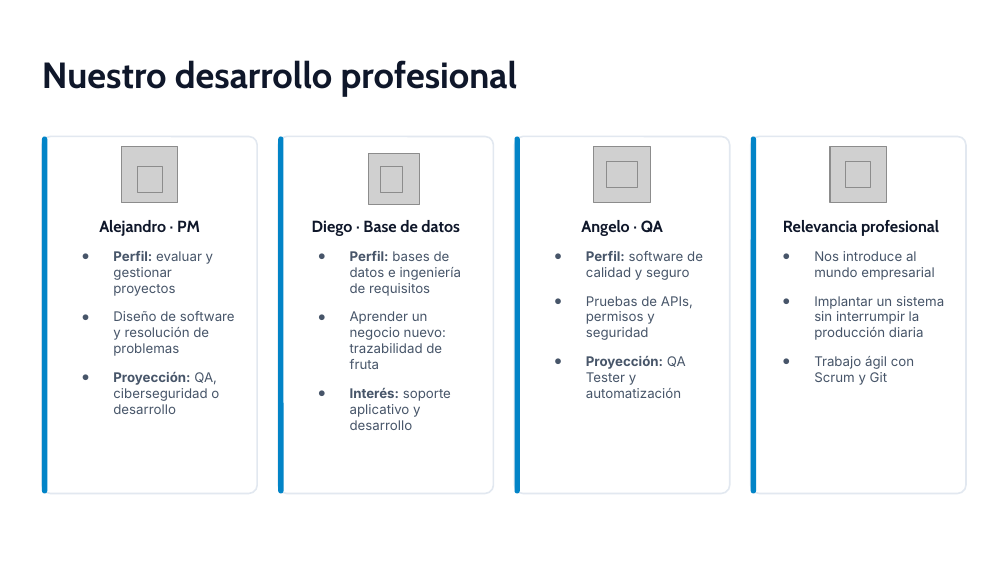
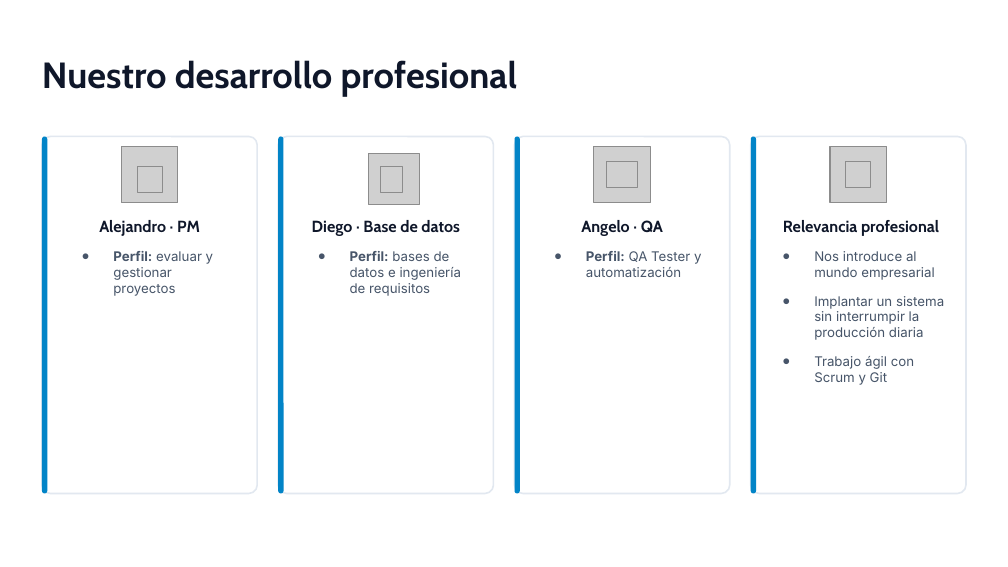
Before and after one commit to Alejandroduoc/A2D_SM, a slide deck: slide 5 of Fase 2/Evidencias Grupales/Presentacion Proyecto Fase 2.pptx. Drawn at 1008x567 pixels with LibreOffice and Linux fonts; fonts in the diff are those of the drawing; grey boxes stand for pictures. Boxes give left, top, right and bottom in pixels: in the first picture for what was removed or moved away, otherwise in the second. Text is boxed around its words. In the diff, an @@ line names an element or a change of style, - is before the commit and + after.

```diff
--- a/Fase 2/Evidencias Grupales/Presentacion Proyecto Fase 2.pptx
+++ b/Fase 2/Evidencias Grupales/Presentacion Proyecto Fase 2.pptx
@@ text at (x1=586, y1=251, x2=701, y2=277): text changed @@
-● Perfil: software de calidad y seguro
-● Pruebas de APIs, permisos y seguridad
-● Proyección: QA Tester y automatización
+● Perfil: QA Tester y automatización
@@ text at (x1=113, y1=311, x2=235, y2=414): paragraphs removed @@
-● Diseño de software y resolución de problemas
-● Proyección: QA, ciberseguridad o desarrollo
@@ text at (x1=350, y1=311, x2=451, y2=430): paragraphs removed @@
-● Aprender un negocio nuevo: trazabilidad de fruta
-● Interés: soporte aplicativo y desarrollo
```
Also in this commit, not shown: 2 other slides changed, 1 other file.
